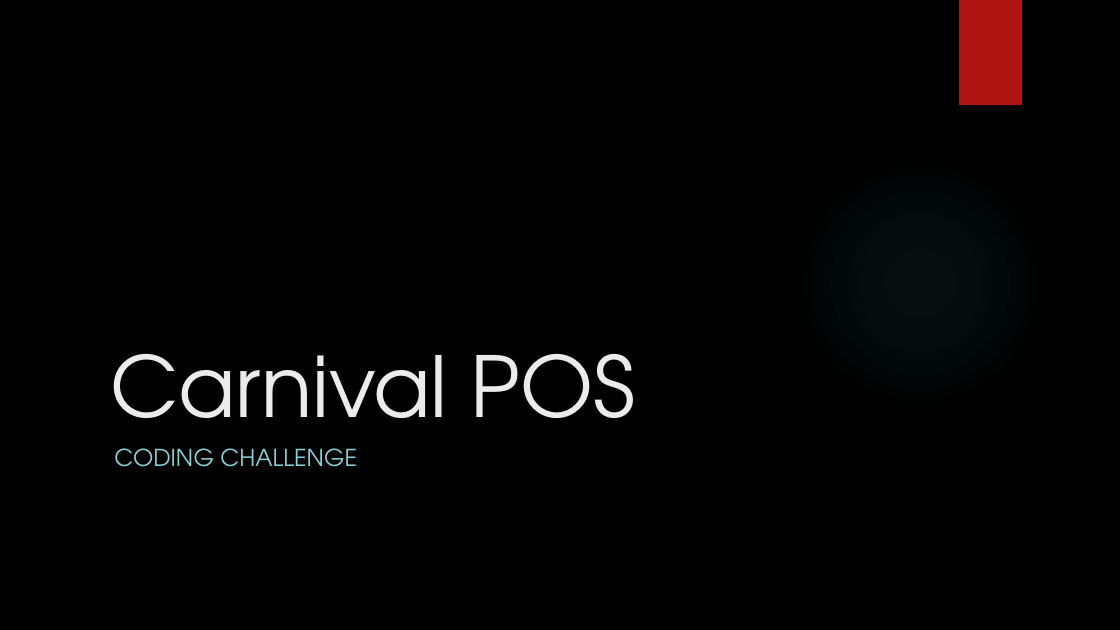
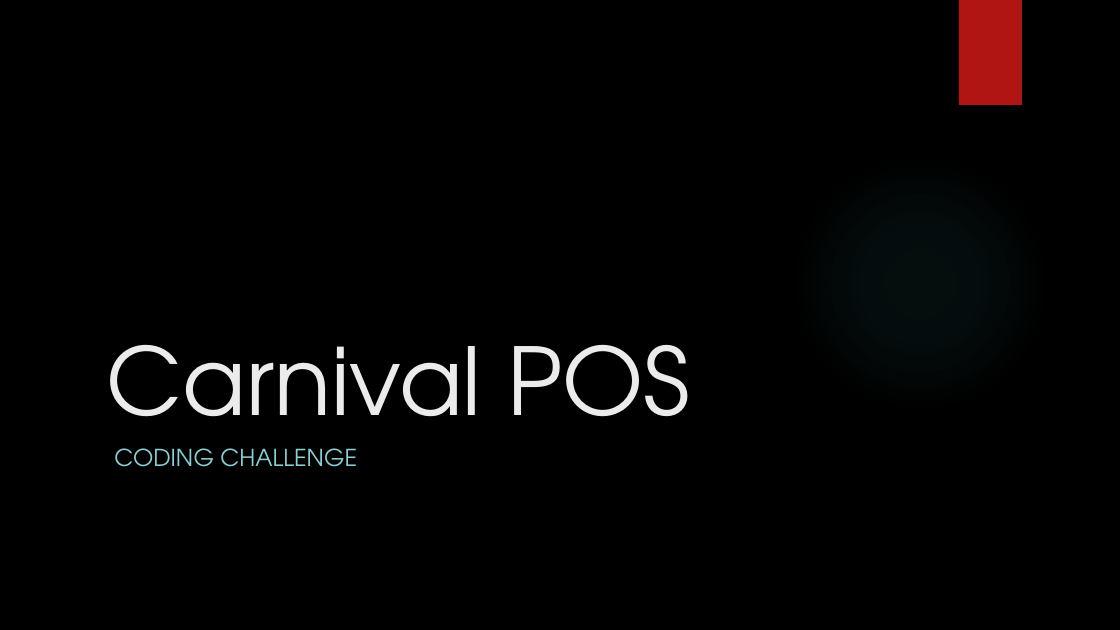
Before and after one commit to code-monkie/carnival-pos, a slide deck: slide 1 of angular/src/assets/goals.pptx. Drawn at 1120x630 pixels with LibreOffice and Linux fonts; fonts in the diff are those of the drawing; background and template pictures are left out. Boxes give left, top, right and bottom in pixels: in the first picture for what was removed or moved away, otherwise in the second. Text is boxed around its words. In the diff, an @@ line names an element or a change of style, - is before the commit and + after.

```diff
--- a/angular/src/assets/goals.pptx
+++ b/angular/src/assets/goals.pptx
@@ title "Carnival POS" at box(106, 345, 690, 458): size 72 to 80 pt @@
```
Also in this commit, not shown: 1 other slide changed, 3 slides added, 1 other file.
